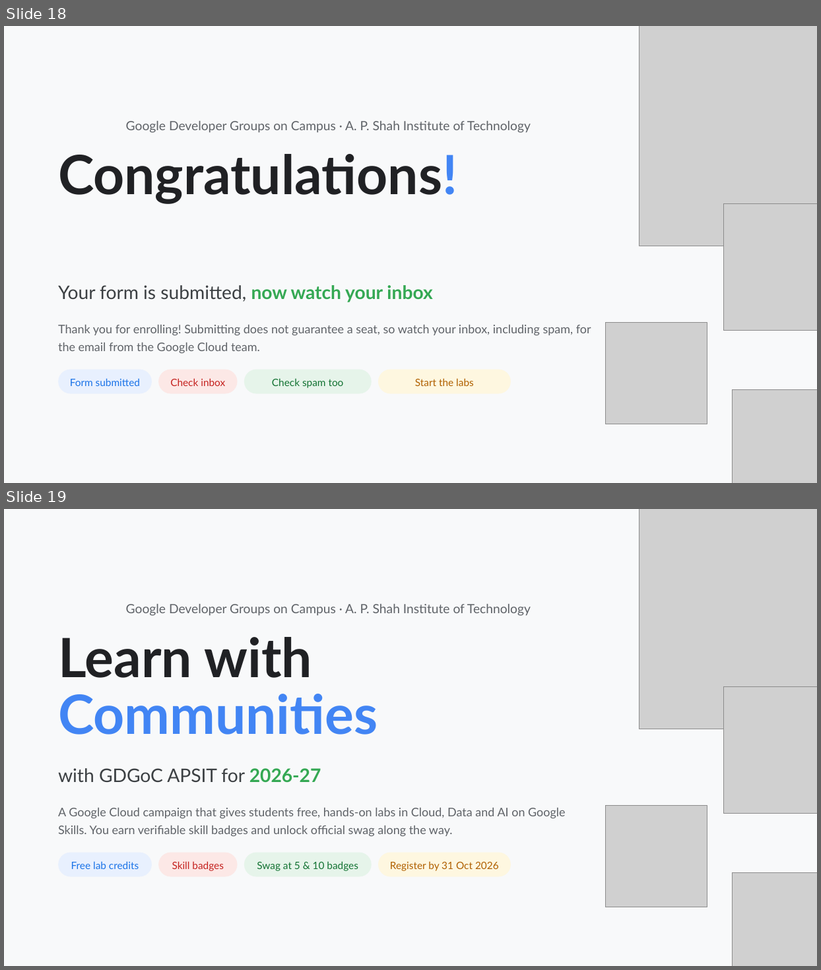
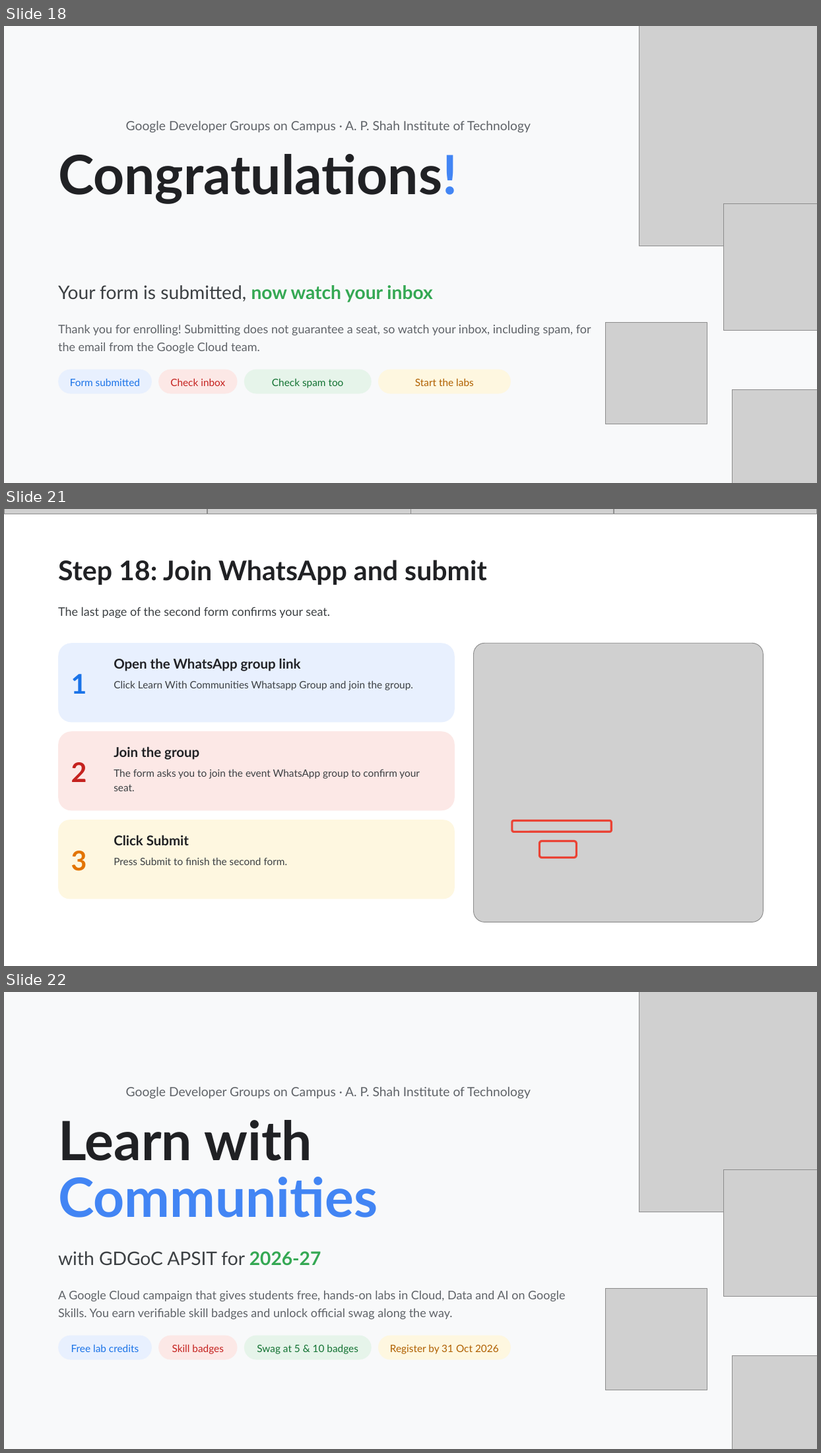
Before and after one commit to Viverun/Realism_Grade, a slide deck: Skill_Boost_Registration_Guide.pptx. Shown one above the other, each under a label of ours: slides 18 and 19 before the commit, slides 18, 21 and 22 after it; the slides between them are not shown. The pictures are 821x970 and 821x1453 pixels, drawn with LibreOffice and Linux fonts; fonts in the diff are those of the drawing; grey boxes stand for pictures; background and template pictures are left out. Boxes give left, top, right and bottom in pixels: in the first picture for what was removed or moved away, otherwise in the second. Text is boxed around its words. In the diff, an @@ line names an element or a change of style, - is before the commit and + after.

```diff
--- a/Skill_Boost_Registration_Guide.pptx
+++ b/Skill_Boost_Registration_Guide.pptx
@@ slide 21 added at [4, 509, 817, 966], background #FFFFFF @@
@@ picture added at [4, 509, 207, 514] @@
@@ picture added at [207, 509, 411, 514] @@
@@ picture added at [411, 509, 614, 514] @@
@@ picture added at [614, 509, 817, 514] @@
@@ title added at [58, 560, 487, 585], 32 pt, text #202124, bold @@
+Step 18: Join WhatsApp and submit
@@ text added at [58, 607, 330, 619], 14 pt, text #3C4043 @@
+The last page of the second form confirms your seat.
@@ rounded rectangle added at [58, 643, 455, 722], fill #E8F0FE @@
@@ picture added at [474, 643, 764, 923] @@
@@ text added at [114, 658, 301, 671], 16 pt, text #202124, bold @@
+Open the WhatsApp group link
@@ text added at [71, 674, 87, 694], 32 pt, text #1A73E8, bold @@
+1
@@ text added at [114, 681, 413, 691], 12 pt, text #3C4043 @@
+Click Learn With Communities Whatsapp Group and join the group.
@@ rounded rectangle added at [58, 731, 455, 811], fill #FCE8E6 @@
@@ text added at [71, 762, 87, 782], 32 pt, text #C5221F, bold @@
+2
@@ text added at [114, 747, 199, 760], 16 pt, text #202124, bold @@
+Join the group
@@ text added at [114, 769, 420, 791], 12 pt, text #3C4043 @@
+The form asks you to join the event WhatsApp group to confirm your seat.
@@ rounded rectangle added at [58, 820, 455, 900], fill #FEF7E0 @@
@@ rounded rectangle added at [512, 821, 612, 832], outline #EA4335 2.5 pt @@
@@ text added at [114, 835, 189, 846], 16 pt, text #202124, bold @@
+Click Submit
@@ rounded rectangle added at [539, 842, 577, 858], outline #EA4335 2.5 pt @@
@@ text added at [71, 851, 87, 871], 32 pt, text #E37400, bold @@
+3
@@ text added at [114, 857, 288, 865], 12 pt, text #3C4043 @@
+Press Submit to finish the second form.
@@ what was slide 19 is now slide 22 @@
```
Also in this commit, not shown: 2 other slides added.
